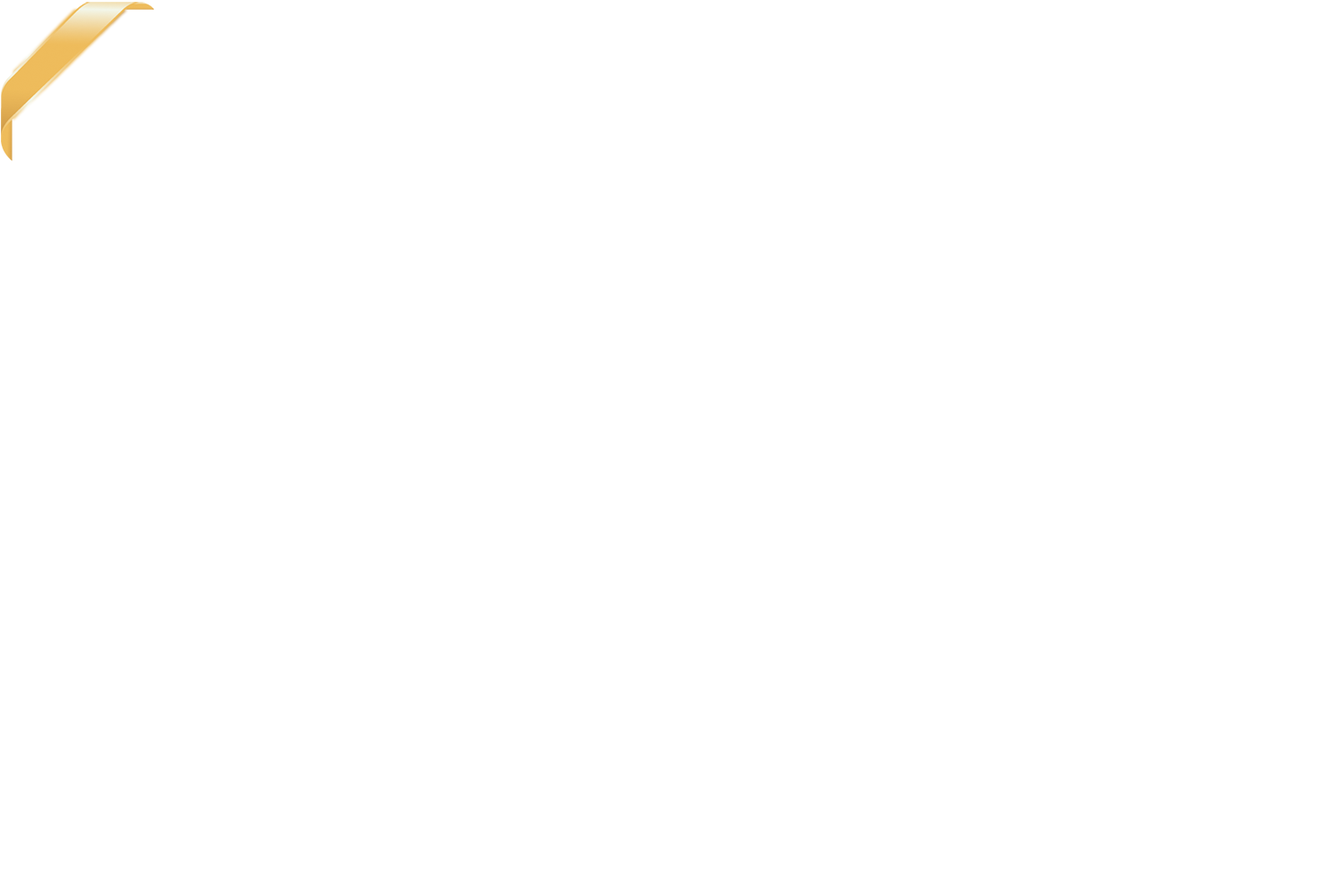
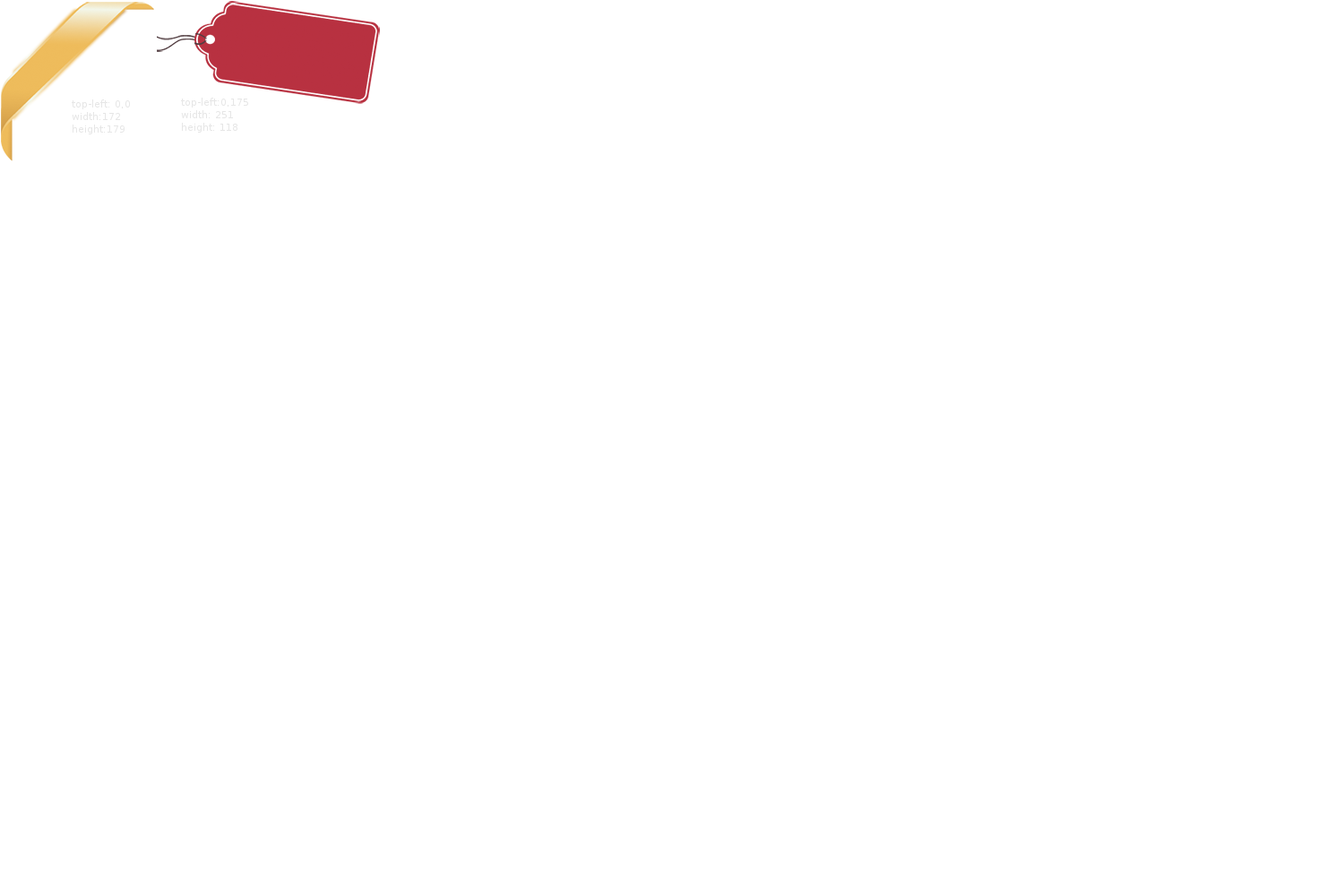
Before/after of a 1344 x 896 layered artwork. What changed in the layer stack:
added layer "search-decoration.png" above "top-left: 0,0 ..." over <box>156,0,380,104</box>
added layer "top-left: 0,0 ..." above "top-left:0,175 ..." over <box>71,99,130,135</box>
added layer "top-left:0,175 ..." above "top-left:0,0 ..." over <box>180,97,249,133</box>
